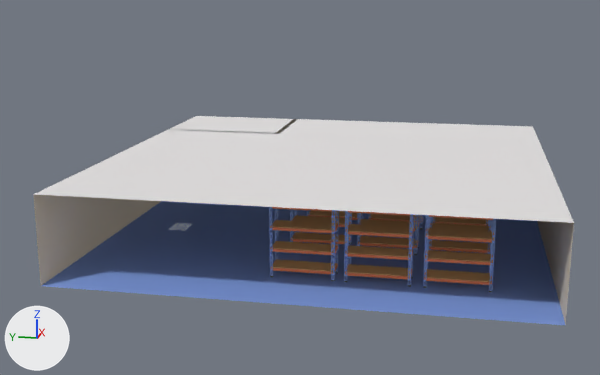
A saved change to the Blender file assets/starting_warehouse.blend.
Both versions are drawn from a camera (50 mm lens) standing at (-30.8, -5.0, 9.3) and looking at (-0.5, 1.1, 1.8). The axes (+X, +Y, +Z) are drawn at lower left. The lights are the same throughout.

In view in the first picture: 'CardboardBoxes_3.001', 'Cube.001', 'Floor', 'Floor.001', 'Plane.002', 'Plane.003', 'Shelf_Cube.001', 'Shelf_Cube.002', 'Shelf_Cube.003', 'Shelf_Cube.004', 'Shelf_Cube.005', 'Shelf_Cube.006', 'Shelf_Cube.007', 'Shelf_Cube.008', 'Shelf_Cube.009'.
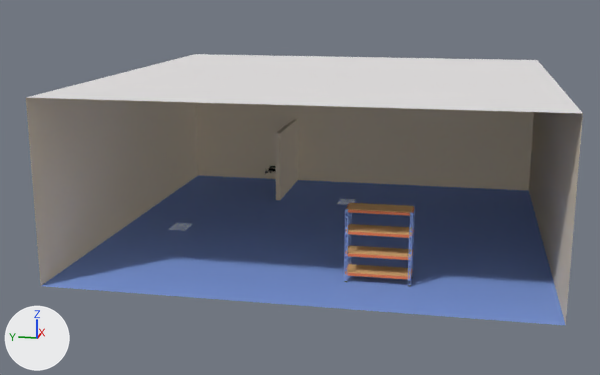
Diff of the bpy script that builds the scene:
```diff
--- a/assets/starting_warehouse.blend.py
+++ b/assets/starting_warehouse.blend.py
@@ ob_shelf_cube_004 @@
-ob_shelf_cube_004 = bpy.data.objects.new('Shelf_Cube.004', me_shelf_cube_004)
-ob_shelf_cube_004.location = (-5.33, 0.0, 0.0)
-ob_shelf_cube_004.rotation_euler = (1.571, 0.0, 0.0)  # degrees (90, 0, 0)
@@ ob_shelf_cube_002 @@
-ob_shelf_cube_002 = bpy.data.objects.new('Shelf_Cube.002', me_shelf_cube_002)
-ob_shelf_cube_002.location = (-5.33, -4.97, 0.0)
-ob_shelf_cube_002.rotation_euler = (1.571, 0.0, 0.0)  # degrees (90, 0, 0)
@@ ob_shelf_cube_003 @@
-ob_shelf_cube_003 = bpy.data.objects.new('Shelf_Cube.003', me_shelf_cube_003)
-ob_shelf_cube_003.location = (-2.11, 0.0, 0.0)
-ob_shelf_cube_003.rotation_euler = (1.571, 0.0, 0.0)  # degrees (90, 0, 0)
@@ ob_shelf_cube_005 @@
-ob_shelf_cube_005 = bpy.data.objects.new('Shelf_Cube.005', me_shelf_cube_005)
-ob_shelf_cube_005.location = (-2.11, -2.45, 0.0)
-ob_shelf_cube_005.rotation_euler = (1.571, 0.0, 0.0)  # degrees (90, 0, 0)
@@ ob_shelf_cube_006 @@
-ob_shelf_cube_006 = bpy.data.objects.new('Shelf_Cube.006', me_shelf_cube_006)
-ob_shelf_cube_006.location = (-2.11, -4.97, 0.0)
-ob_shelf_cube_006.rotation_euler = (1.571, 0.0, 0.0)  # degrees (90, 0, 0)
@@ ob_shelf_cube_007 @@
-ob_shelf_cube_007 = bpy.data.objects.new('Shelf_Cube.007', me_shelf_cube_007)
-ob_shelf_cube_007.location = (1.13, 0.0, 0.0)
-ob_shelf_cube_007.rotation_euler = (1.571, 0.0, 0.0)  # degrees (90, 0, 0)
@@ ob_shelf_cube_008 @@
-ob_shelf_cube_008 = bpy.data.objects.new('Shelf_Cube.008', me_shelf_cube_008)
-ob_shelf_cube_008.location = (1.13, -2.45, 0.0)
-ob_shelf_cube_008.rotation_euler = (1.571, 0.0, 0.0)  # degrees (90, 0, 0)
@@ ob_shelf_cube_009 @@
-ob_shelf_cube_009 = bpy.data.objects.new('Shelf_Cube.009', me_shelf_cube_009)
-ob_shelf_cube_009.location = (1.13, -4.97, 0.0)
-ob_shelf_cube_009.rotation_euler = (1.571, 0.0, 0.0)  # degrees (90, 0, 0)
@@ ob_cube_001 @@
-ob_cube_001 = bpy.data.objects.new('Cube.001', me_cube_003)
-ob_cube_001.location = (4.0, 5.44, 1.5)
-ob_cube_001.rotation_euler = (0.0, 0.0, 1.571)  # degrees (0, 0, 90)
-ob_cube_001.scale = (2.54, 0.1, 1.5)
@@ ob_plane_001 @@
 ob_plane_001 = bpy.data.objects.new('Plane.001', me_plane_001)
-ob_plane_001.location = (8.0, 0.0, 1.5)
+ob_plane_001.location = (8.0, 0.0, 3.0)
 ob_plane_001.rotation_euler = (-1.571, 0.0, 1.571)  # degrees (-90, 0, 90)
-ob_plane_001.scale = (8.0, 1.5, 1.0)
+ob_plane_001.scale = (8.0, 3.0, 1.0)
@@ ob_plane_002 @@
 ob_plane_002 = bpy.data.objects.new('Plane.002', me_plane_002)
-ob_plane_002.location = (0.0, -8.0, 1.5)
+ob_plane_002.location = (0.0, -8.0, 3.0)
 ob_plane_002.rotation_euler = (-1.571, 0.0, 0.0)  # degrees (-90, 0, 0)
-ob_plane_002.scale = (8.0, 1.5, 1.0)
+ob_plane_002.scale = (8.0, 3.0, 1.0)
@@ ob_floor_001 @@
 ob_floor_001 = bpy.data.objects.new('Floor.001', me_plane_003)
-ob_floor_001.location = (0.0, 0.0, 3.0)
+ob_floor_001.location = (0.0, 0.0, 6.0)
 ob_floor_001.scale = (8.0, 8.0, 1.0)
@@ ob_plane_003 @@
 ob_plane_003 = bpy.data.objects.new('Plane.003', me_plane_004)
-ob_plane_003.location = (0.0, 8.0, 1.5)
+ob_plane_003.location = (0.0, 8.0, 3.0)
 ob_plane_003.rotation_euler = (-1.571, 0.0, 0.0)  # degrees (-90, 0, 0)
-ob_plane_003.scale = (8.0, 1.5, 1.0)
+ob_plane_003.scale = (8.0, 3.0, 1.0)
```

Pixel boxes [x1, y1, x2, y2] of what changed, in the pictures (600 x 375 px):
'Floor.001', moved: before [35, 116, 574, 223]; after [26, 54, 582, 113]
'Plane.001', moved, rescaled (not visible before): after [196, 102, 534, 191]
'Plane.003', moved, rescaled: before [33, 194, 161, 285]; after [26, 98, 198, 285]
'Plane.002', moved, rescaled: before [537, 221, 574, 325]; after [529, 112, 583, 325]
'Shelf_Cube.002', deleted: before [423, 215, 496, 292]
'Shelf_Cube.004', deleted: before [269, 207, 339, 281]
'Shelf_Cube.006', deleted: before [429, 217, 492, 254]
'Shelf_Cube.005', deleted: before [357, 213, 420, 255]
'Shelf_Cube.003', deleted: before [290, 209, 352, 244]
'Shelf_Cube.009', deleted: before [433, 217, 488, 226]
'Shelf_Cube.008', deleted: before [368, 214, 424, 229]
'Shelf_Cube.007', deleted: before [307, 210, 362, 224]
'Cube.001', deleted: before [169, 129, 280, 134]
'Cube', unchanged, uncovered by the edit: before [276, 119, 298, 133]; after [275, 119, 298, 200]
'CardboardBoxes_3', unchanged, uncovered by the edit: after [333, 151, 360, 205]
